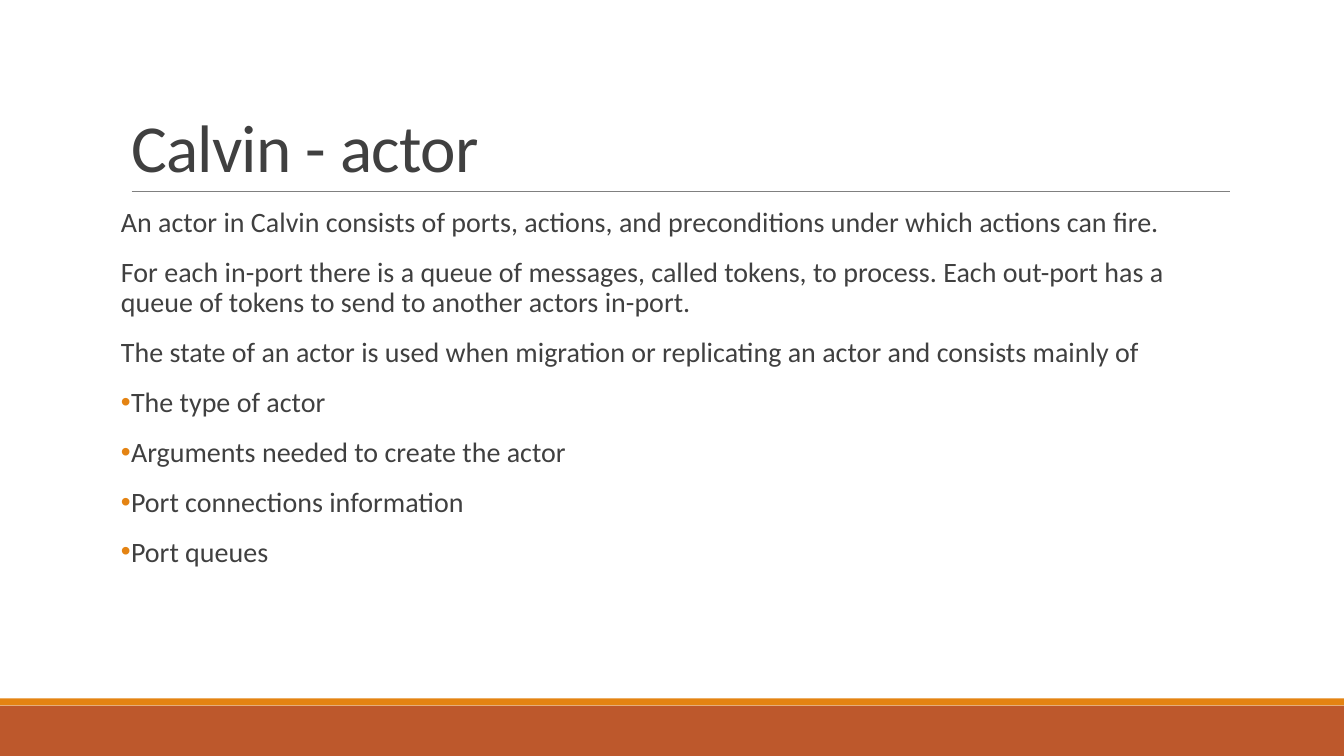
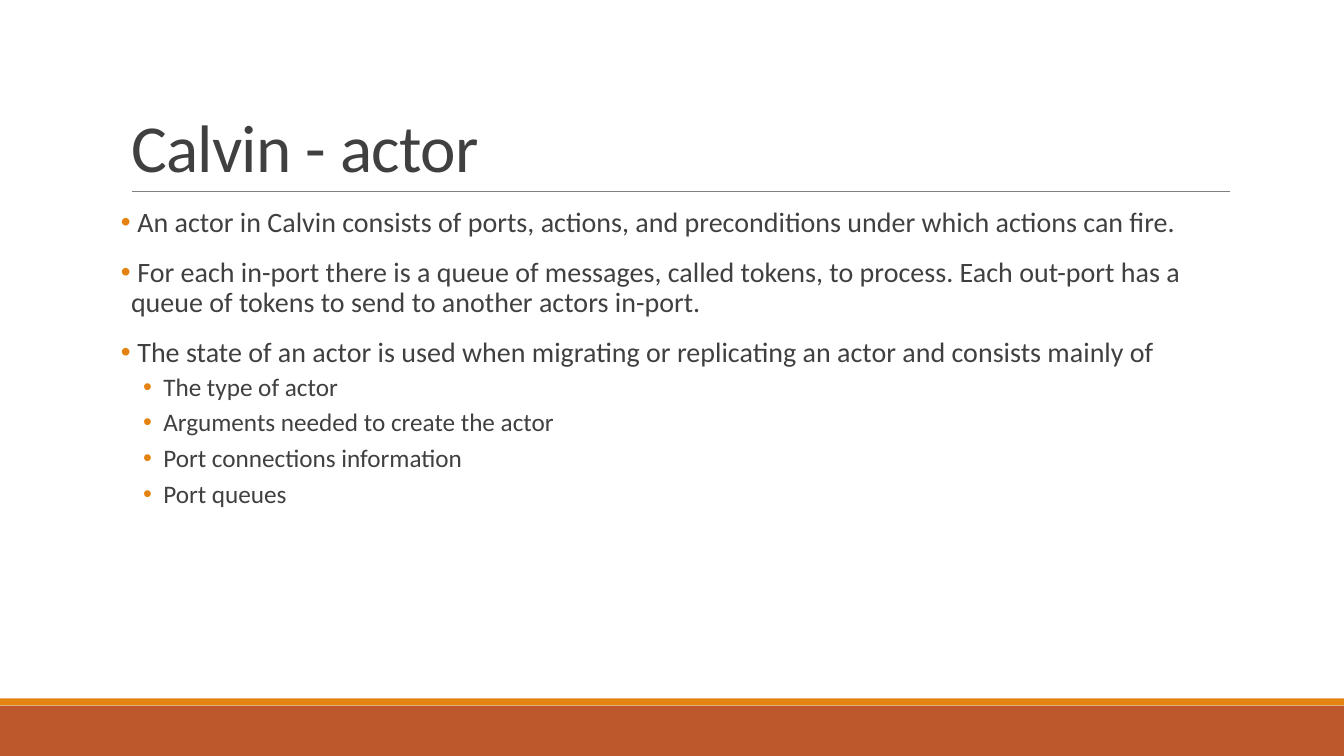
Before and after one commit to PStahl/master_thesis, a slide deck: slide 27 of presentation/presentation.pptx. Drawn at 1344x756 pixels with LibreOffice and Linux fonts; fonts in the diff are those of the drawing. Boxes give left, top, right and bottom in pixels: in the first picture for what was removed or moved away, otherwise in the second. Text is boxed around its words. In the diff, an @@ line names an element or a change of style, - is before the commit and + after.

```diff
--- a/presentation/presentation.pptx
+++ b/presentation/presentation.pptx
@@ text at box(131, 212, 1179, 507): size 20 to 18 pt in "The type of actor", "Arguments needed to create the actor", "Port connections information", "Port queues"; bullet none to •; list level 1 to 2 in "The type of actor"; list level 1 to 2 in "Arguments needed to create the ..."; list level 1 to 2 in "Port connections information"; list level 1 to 2 in "Port queues" @@
@@ text at box(137, 342, 1153, 367): text changed @@
-The state of an actor is used when migration or replicating an actor and consists mainly of
+• The state of an actor is used when migrating or replicating an actor and consists mainly of
```
Also in this commit, not shown: 9 other slides changed.
